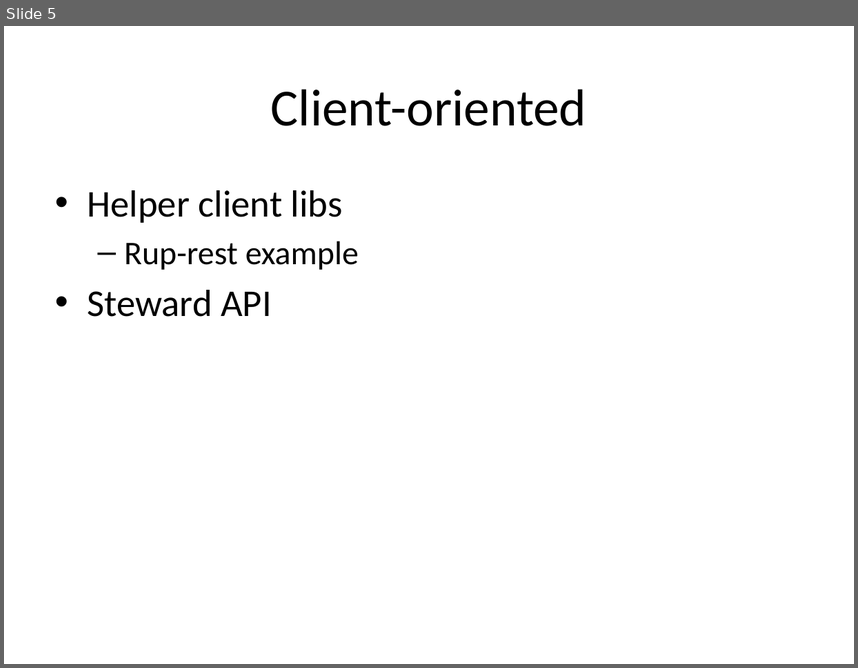
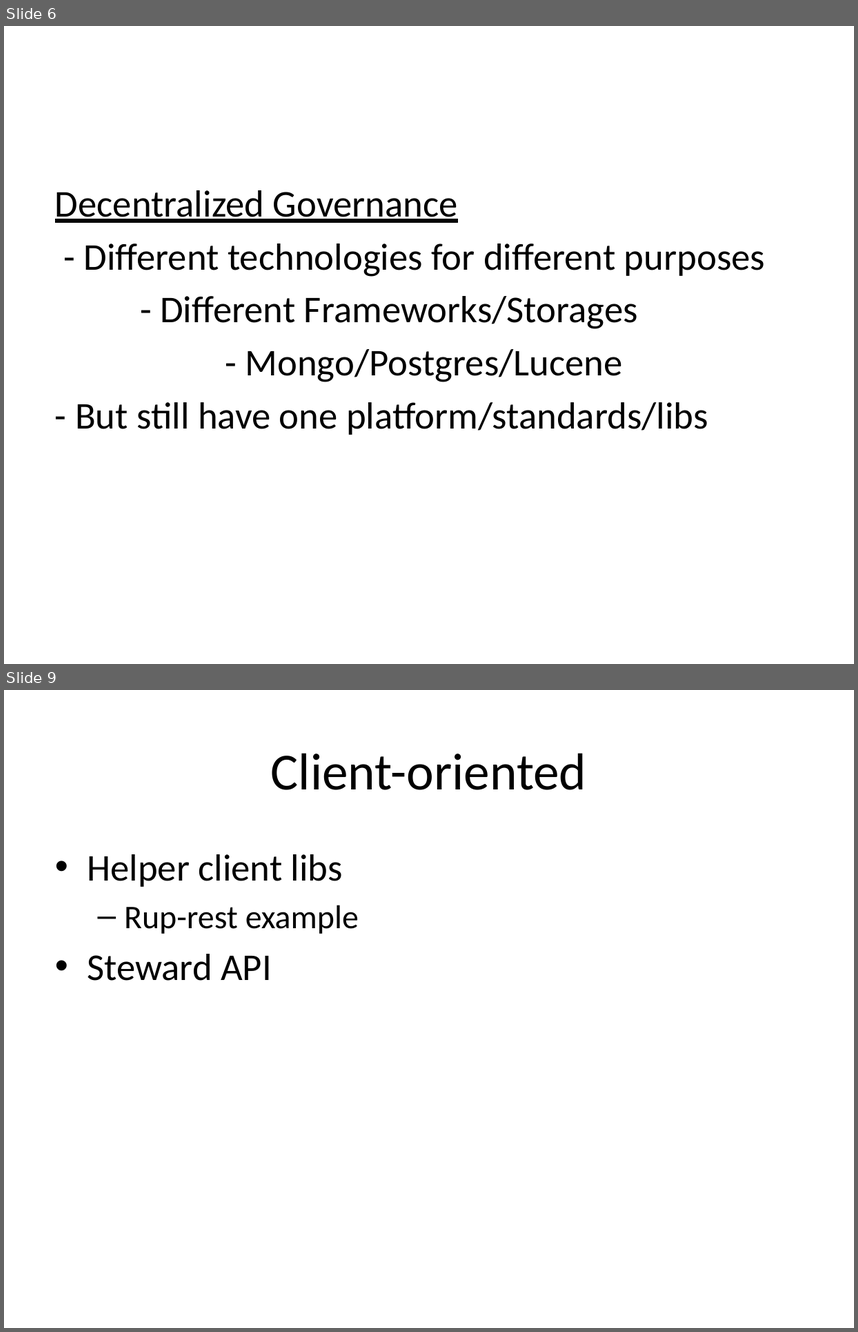
Before and after one commit to vitali-kviatkouski/personal, a slide deck: Microservices.pptx. Shown one above the other, each under a label of ours: slide 5 before the commit, slides 6 and 9 after it; the slides between them are not shown. The pictures are 858x668 and 858x1332 pixels, drawn with LibreOffice and Linux fonts; fonts in the diff are those of the drawing. Boxes give left, top, right and bottom in pixels: in the first picture for what was removed or moved away, otherwise in the second. Text is boxed around its words. In the diff, an @@ line names an element or a change of style, - is before the commit and + after.

```diff
--- a/Microservices.pptx
+++ b/Microservices.pptx
@@ slide 6 added at (4,26,854,664), background #FFFFFF @@
@@ text added at (55,190,765,434), 32 pt, text #000000 @@
+Decentralized Governance
+- Different technologies for different purposes
+- Different Frameworks/Storages
+- Mongo/Postgres/Lucene
+- But still have one platform/standards/libs
@@ what was slide 5 is now slide 9 @@
```
Also in this commit, not shown: 4 slides changed, 4 other slides added, 1 slide removed, 1 other file.
